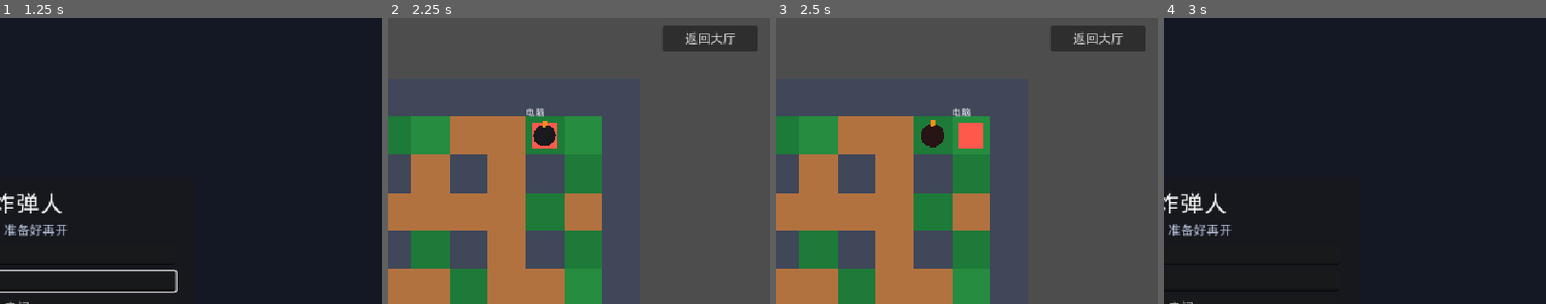
Above: before the commit, frames 1-4 (left to right).
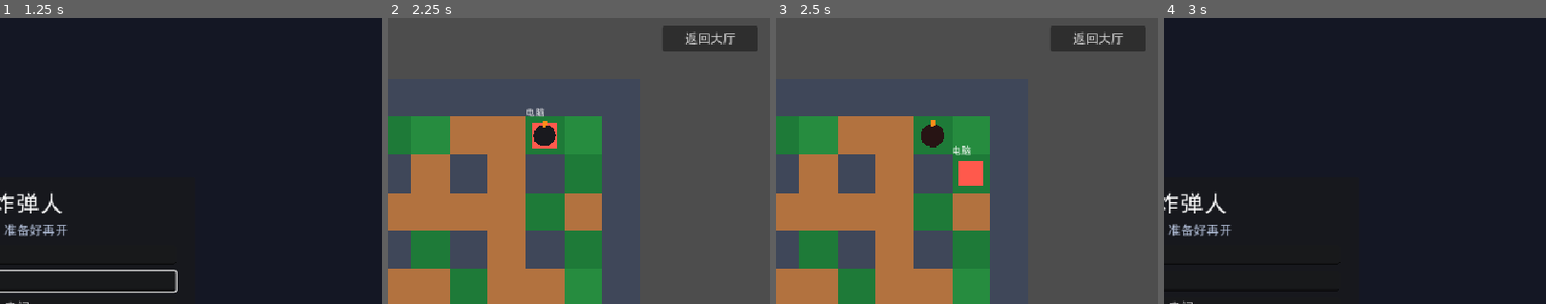
Above: after the commit, the same moments.

Repository: jopatk123/bomberman-web
Game: Godot game, scene res://scenes/lobby.tscn
Same seed, same stepped clock (60 frames per second), same inputs: the game is played once before the commit and once after it.
Inputs (mouse positions are % of the whole screen's width and height, from its top left):
- Up to frame 1 (1.25 s): click (55, 41) at 0.52 s; type "Alex" at 0.6 s; click (55, 46) at 0.75 s; type "12" at 0.83 s
- Up to frame 2 (2.25 s): click "进入房间" at 1.25 s; click "单机试试" at 2 s
- Up to frame 3 (2.5 s): no input
- Up to frame 4 (3 s): click "返回大厅" at 2.75 s
The pictures show only the part of the screen within x 50-100%, y 0-50%; the shares and areas given below are measured in that part.

Frames 1-2 are identical in both runs. In frame 3, 1.4% of the frame differs, in the area x 46-55%, y 31-59%; in frame 4, nothing differs.

Commit message:
Fix leaked bomb ghosts and tighten solo bot behavior.
Track the ghost bomb by reference so a same-frame second ghost is not orphaned by Godot's duplicate-name rename, cache the synthesized WAV streams instead of rebuilding them per event, and pass the bot's pierce stat into its placement check. The bot also no longer eats a full move cooldown after waiting or bombing, so it can flee immediately.

Co-Authored-By: Claude Sonnet 4.6 noreply@anthropic.com>

Diff:
--- a/scripts/game_root.gd
+++ b/scripts/game_root.gd
@@ -76,6 +76,8 @@
 ## Client prediction. [0] is the last host-confirmed cell; the tail is shown early.
 var _pred_cells: Array = []
 var _ghost_gen: int = 0
+## Held by reference: a second same-named node gets auto-renamed by add_child.
+var _ghost_node: Node2D
 var _sfx: Node
 
 
@@ -1384,6 +1386,7 @@
 	root.setup(0, cell, TILE)
 	root.name = "BombGhost"
 	entities.add_child(root)
+	_ghost_node = root
 	var timer := get_tree().create_timer(0.45)
 	timer.timeout.connect(func() -> void:
 		if gen == _ghost_gen and is_inside_tree():
@@ -1404,11 +1407,12 @@
 
 func _clear_bomb_ghost() -> void:
 	_ghost_gen += 1
-	if entities == null:
-		return
-	var n := entities.get_node_or_null("BombGhost")
-	if n:
-		n.queue_free()
+	if is_instance_valid(_ghost_node):
+		# Detach now so the next ghost keeps the "BombGhost" name this frame.
+		if _ghost_node.get_parent():
+			_ghost_node.get_parent().remove_child(_ghost_node)
+		_ghost_node.queue_free()
+	_ghost_node = null
 
 
 func _tick_bot(_delta: float) -> void:
@@ -1426,10 +1430,6 @@
 		_try_place_bomb(id)
 	elif action == MatchBot.Action.MOVE:
 		_apply_move(id, int(decision.get("dx", 0)), int(decision.get("dy", 0)))
-	st = player_stats.get(id, st)
-	if float(st.get("move_cd", 0.0)) <= 0.0:
-		st.move_cd = _cooldown_for(id)
-		player_stats[id] = st
 
 
 func _bot_view(bot_id: int) -> Dictionary:
@@ -1459,6 +1459,7 @@
 		"rows": ROWS,
 		"cell": cell,
 		"blast_range": clampi(int(st.get("range", BASE_BLAST)), 1, MAX_RANGE),
+		"pierce": int(st.get("pierce", 0)) > 0,
 		"can_place": _count_bombs_owned(bot_id) < max_b and _bomb_id_at(cell) < 0,
 		"bombs": bomb_list,
 		"others": others,
--- a/scripts/match/bot.gd
+++ b/scripts/match/bot.gd
@@ -90,7 +90,9 @@
 	var cols := int(view.cols)
 	var rows := int(view.rows)
 	var rng := int(view.get("blast_range", 2))
-	var rays := BlastRules.compute_rays(view.grid, cell, rng, cols, rows, false)
+	var rays := BlastRules.compute_rays(
+		view.grid, cell, rng, cols, rows, bool(view.get("pierce", false))
+	)
 	var hits: Array = rays.hit
 	var cleared: Array = rays.cleared_soft
 	var useful := not cleared.is_empty()
--- a/scripts/sfx.gd
+++ b/scripts/sfx.gd
@@ -2,14 +2,20 @@
 ## Short synthesized stingers. No sample files. Silent under headless.
 
 var _voices: Array[AudioStreamPlayer] = []
+var _boom_wav: AudioStreamWAV
+var _pickup_wav: AudioStreamWAV
 
 
 func play_boom() -> void:
-	_play(_wav(_boom_samples()))
+	if _boom_wav == null:
+		_boom_wav = _wav(_boom_samples())
+	_play(_boom_wav)
 
 
 func play_pickup() -> void:
-	_play(_wav(_pickup_samples()))
+	if _pickup_wav == null:
+		_pickup_wav = _wav(_pickup_samples())
+	_play(_pickup_wav)
 
 
 func _play(wav: AudioStreamWAV) -> void:
--- a/scripts/verify_bot.gd
+++ b/scripts/verify_bot.gd
@@ -123,6 +123,19 @@
 	if game.player_nodes[1].get_meta("cell") != human:
 		_fail("bot moved the human")
 		return
+	# Two ghosts in one frame: the second must not be renamed or leak.
+	game._show_bomb_ghost(human)
+	game._show_bomb_ghost(human)
+	if game._ghost_node == null or str(game._ghost_node.name) != "BombGhost":
+		_fail("ghost missing or renamed: %s" % str(game._ghost_node))
+		return
+	var ghost: Node2D = game._ghost_node
+	game._clear_bomb_ghost()
+	await process_frame
+	if is_instance_valid(ghost):
+		_fail("ghost survived clear")
+		return
+	print("[verify_bot] bomb ghost OK")
 	var wav: PackedFloat32Array = game._sfx._boom_samples()
 	if wav.is_empty():
 		_fail("boom sample empty")
